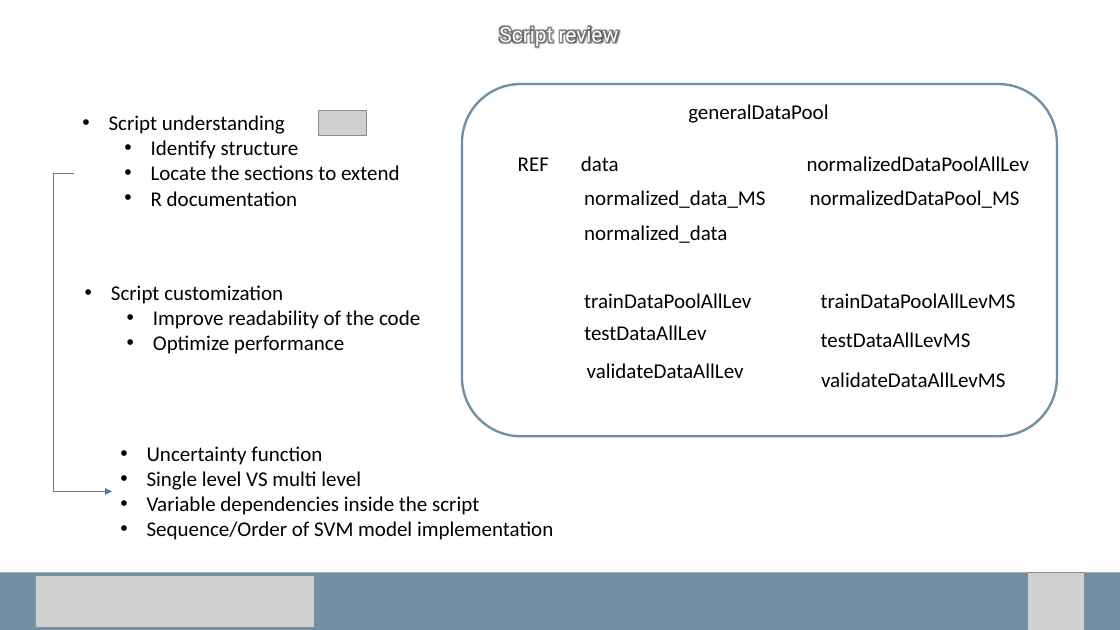
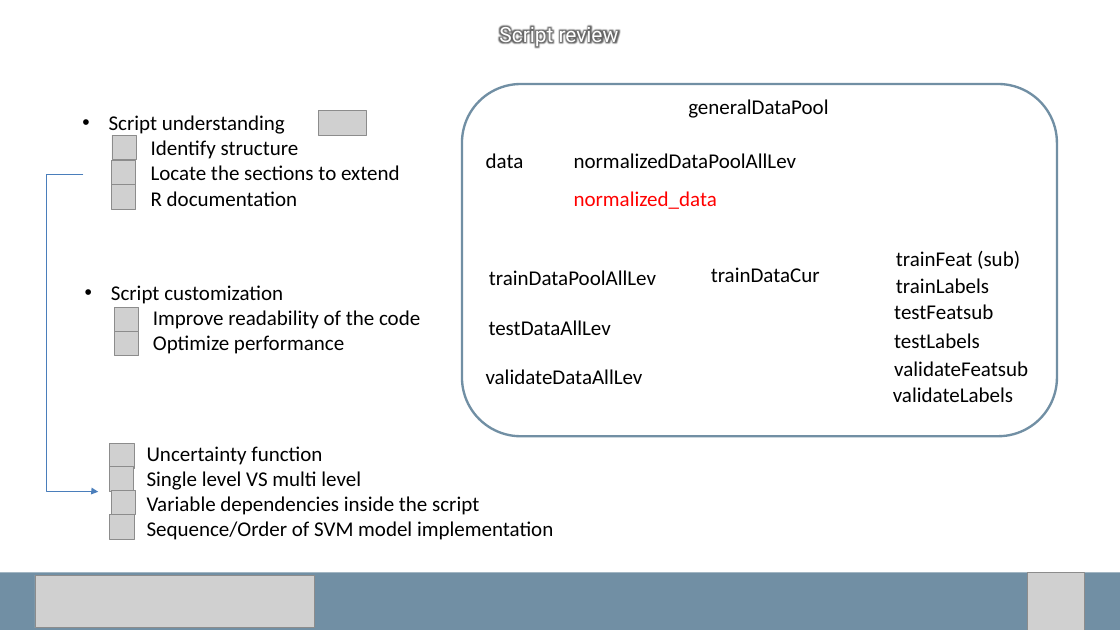
Before and after one commit to carls31/active-learning-virtual-SVM, a slide deck: slide 5 of presentation_CARLASSARA_10601118.pptx. Drawn at 1120x630 pixels with LibreOffice and Linux fonts; fonts in the diff are those of the drawing; grey boxes stand for pictures. Boxes give left, top, right and bottom in pixels: in the first picture for what was removed or moved away, otherwise in the second. Text is boxed around its words. In the diff, an @@ line names an element or a change of style, - is before the commit and + after.

```diff
--- a/presentation_CARLASSARA_10601118.pptx
+++ b/presentation_CARLASSARA_10601118.pptx
@@ text "generalDataPool": place and size @@
-text "generalDataPool" at (688,104,828,123)
+text "generalDataPool" at (688,99,828,118)
@@ picture added at (112,135,136,160) @@
@@ text "data": place and size @@
-text "data" at (581,156,619,171)
+text "data" at (486,153,524,168)
@@ text "normalizedDataPoolAllLev": place and size @@
-text "normalizedDataPoolAllLev" at (807,156,1029,171)
+text "normalizedDataPoolAllLev" at (574,153,796,168)
@@ elbow arrow moved from (74, 173) - (112, 492) to (83, 174) - (98, 492) @@
@@ picture added at (112,160,136,185) @@
@@ text removed at (518,157,549,171) @@
-REF
@@ picture added at (111,185,135,209) @@
@@ text "normalized_data": place and size @@
-text "normalized_data" at (584,225,727,243)
+text "normalized_data" at (574,191,717,209)
@@ text "normalized_data" at (574,191,717,209): text colour #000000 to #FF0000 @@
@@ text removed at (584,190,765,208) @@
-normalized_data_MS
@@ text removed at (810,190,1020,208) @@
-normalizedDataPool_MS
@@ text "trainDataPoolAllLev": place and size @@
-text "trainDataPoolAllLev" at (584,293,751,308)
+text "trainDataPoolAllLev" at (489,270,656,285)
@@ text added at (711,267,820,282), 18 pt, text #000000 @@
+trainDataCur
@@ text added at (896,251,1020,269), 18 pt, text #000000 @@
+trainFeat (sub)
@@ text removed at (821,293,1016,308) @@
-trainDataPoolAllLevMS
@@ text added at (896,278,989,293), 18 pt, text #000000 @@
+trainLabels
@@ picture added at (114,308,139,332) @@
@@ text "testDataAllLev": place and size @@
-text "testDataAllLev" at (584,325,706,340)
+text "testDataAllLev" at (489,320,611,335)
@@ text added at (894,304,993,319), 18 pt, text #000000 @@
+testFeatsub
@@ picture added at (114,331,139,355) @@
@@ text removed at (821,332,971,347) @@
-testDataAllLevMS
@@ text added at (894,333,980,348), 18 pt, text #000000 @@
+testLabels
@@ text "validateDataAllLev": place and size @@
-text "validateDataAllLev" at (587,363,744,378)
+text "validateDataAllLev" at (486,369,643,384)
@@ text removed at (821,372,1006,387) @@
-validateDataAllLevMS
@@ text added at (893,387,1013,402), 18 pt, text #000000 @@
+validateLabels
@@ text added at (894,361,1028,376), 18 pt, text #000000 @@
+validateFeatsub
@@ picture added at (109,444,134,468) @@
@@ picture added at (109,467,134,492) @@
@@ picture added at (111,490,135,514) @@
@@ picture added at (109,515,134,539) @@
```
Also in this commit, not shown: 2 other slides changed.
